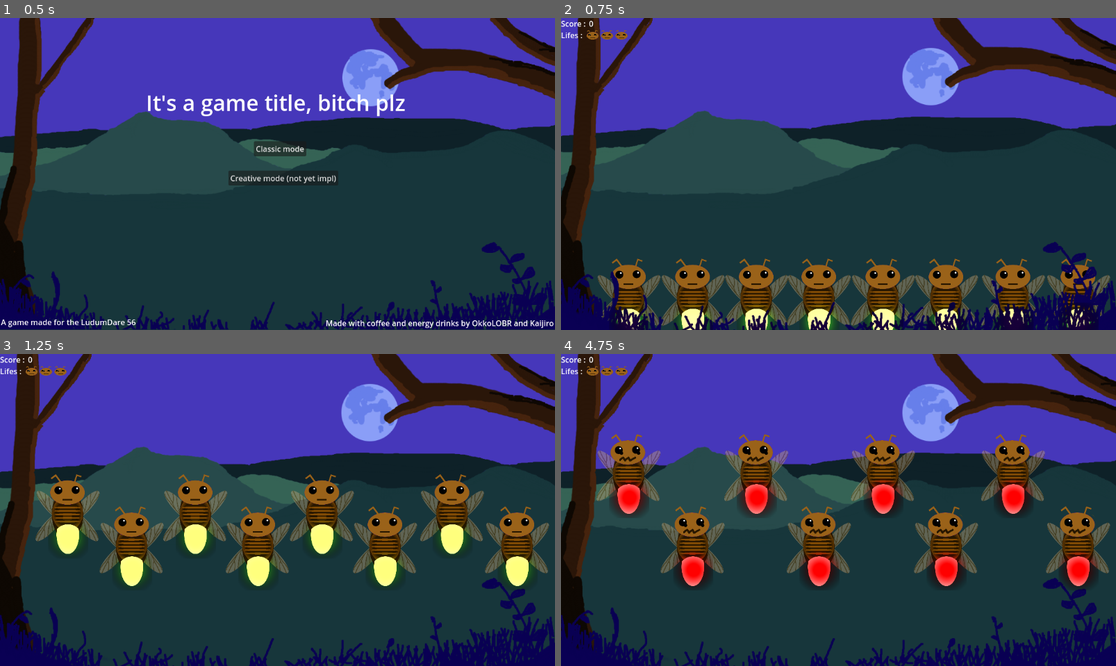
Above: before the commit, frames 1-4 (two rows, left to right).
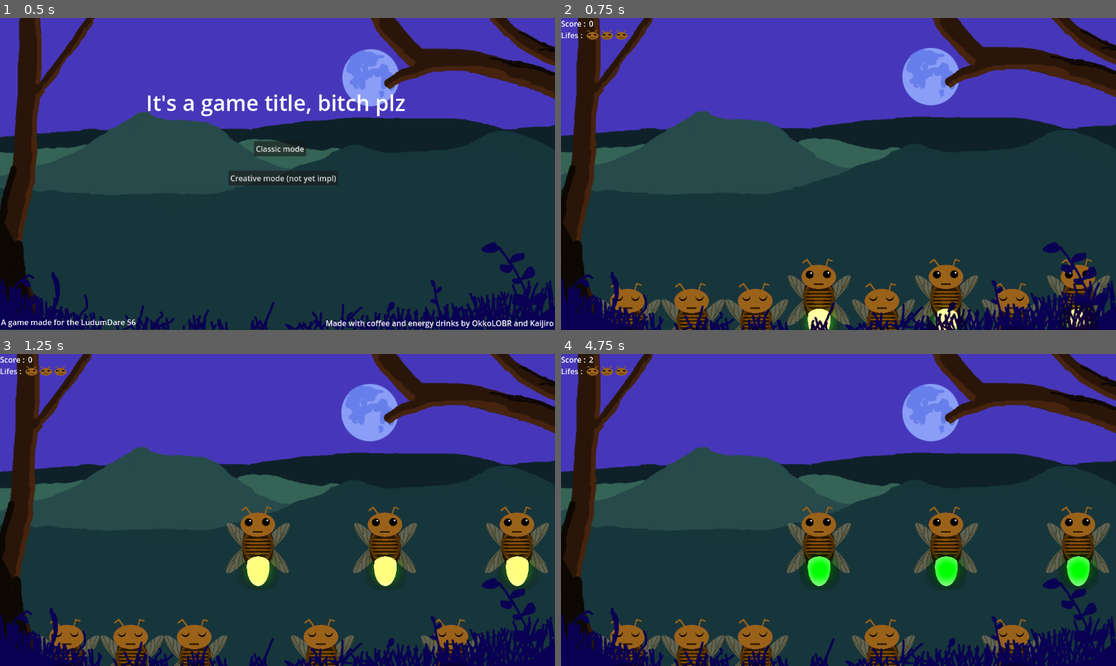
Above: after the commit, the same moments.

Repository: Kaijiro/ld56
Game: Godot game, scene res://scenes/menu.tscn
The game is run twice, just before and just after one commit, with the same random seed, the same clock (stepped at 60 frames per second) and the same inputs. Sound files missing from this copy of the repository are replaced by a short silence.
Inputs (mouse positions are in pixels of both pictures, inside the frame that each line leads up to):
- Up to frame 1 (0.5 s): no input
- Up to frame 2 (0.75 s): click "Classic mode" at 0.5 s
- Up to frame 3 (1.25 s): no input
- Up to frame 4 (4.75 s): move the mouse to (627, 516) at 1.27 s; click (627, 516) at 1.35 s; move the mouse to (694, 550) at 2.02 s; click (694, 550) at 2.1 s; move the mouse to (755, 475) at 2.77 s; click (755, 475) at 2.85 s; move the mouse to (816, 550) at 3.52 s; click (816, 550) at 3.6 s; move the mouse to (882, 475) at 4.27 s; click (882, 475) at 4.35 s

Frame 1 is identical in both runs. In frame 2, 7.4% of the frame differs, in the area x 6-88%, y 77-100%; in frame 3, 12%; in frame 4, 15%, in the area x 5-97%, y 0-100%.

Commit message:
Harmonic order for note

Diff:
--- a/scenes/ld_56.tscn
+++ b/scenes/ld_56.tscn
@@ -20,7 +20,6 @@
 
 [node name="LD56" type="Node2D"]
 script = ExtResource("1_ea7qu")
-difficulties_awake_number = Array[int]([8, 4, 6, 8])
 
 [node name="Background" type="Sprite2D" parent="."]
 position = Vector2(573, 323)
@@ -32,14 +31,14 @@
 scale = Vector2(0.69, 0.69)
 singing_light = Color(0.490196, 0.113725, 0, 1)
 id = 1
-note = ExtResource("3_ir64s")
+note = ExtResource("8_526nx")
 
 [node name="Firefly2" parent="." instance=ExtResource("1_84c6k")]
 position = Vector2(180, 561)
 scale = Vector2(0.69, 0.69)
 singing_light = Color(1, 0.583333, 0, 1)
 id = 2
-note = ExtResource("4_rlsal")
+note = ExtResource("5_0a1n4")
 awake_height = 300
 
 [node name="Firefly3" parent="." instance=ExtResource("1_84c6k")]
@@ -47,14 +46,14 @@
 scale = Vector2(0.69, 0.69)
 singing_light = Color(0.966667, 1, 0, 1)
 id = 3
-note = ExtResource("5_0a1n4")
+note = ExtResource("3_ir64s")
 
 [node name="Firefly4" parent="." instance=ExtResource("1_84c6k")]
 position = Vector2(442, 561)
 scale = Vector2(0.69, 0.69)
 singing_light = Color(0, 1, 0.0666666, 1)
 id = 4
-note = ExtResource("6_q73oy")
+note = ExtResource("4_rlsal")
 awake_height = 300
 
 [node name="Firefly5" parent="." instance=ExtResource("1_84c6k")]
@@ -62,14 +61,14 @@
 scale = Vector2(0.69, 0.69)
 singing_light = Color(0.0261, 0.574635, 0.87, 1)
 id = 5
-note = ExtResource("7_bdygm")
+note = ExtResource("10_1vffv")
 
 [node name="Firefly6" parent="." instance=ExtResource("1_84c6k")]
 position = Vector2(706, 561)
 scale = Vector2(0.69, 0.69)
 singing_light = Color(0.00937953, 0.168305, 1, 1)
 id = 6
-note = ExtResource("8_526nx")
+note = ExtResource("9_8woft")
 awake_height = 300
 
 [node name="Firefly7" parent="." instance=ExtResource("1_84c6k")]
@@ -77,14 +76,14 @@
 scale = Vector2(0.69, 0.69)
 singing_light = Color(0.28945, 0.145349, 0.840661, 1)
 id = 7
-note = ExtResource("9_8woft")
+note = ExtResource("6_q73oy")
 
 [node name="Firefly8" parent="." instance=ExtResource("1_84c6k")]
 position = Vector2(980, 561)
 scale = Vector2(0.69, 0.69)
 singing_light = Color(0.466226, 0.0172693, 0.503273, 1)
 id = 8
-note = ExtResource("10_1vffv")
+note = ExtResource("7_bdygm")
 awake_height = 300
 
 [node name="Foreground" type="Sprite2D" parent="."]
